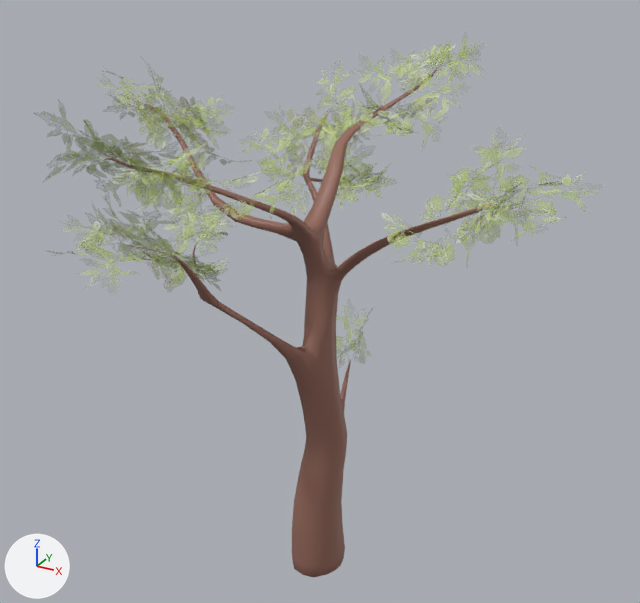
An edit to the FBX model Assets/Meshes/props/trees/pavilion_tree.fbx, drawn before and after from the same camera.
One viewpoint serves both versions: a 50 mm camera at (6.95, -8.49, 8.07) aimed at (2.35, -0.14, 3.9). Arrows for +X, +Y and +Z are at lower left; the lights stay in place. Where no turn or scale is listed for an object, it has been applied to the vertices.

Objects in the first picture: 'pavilion_tree'.
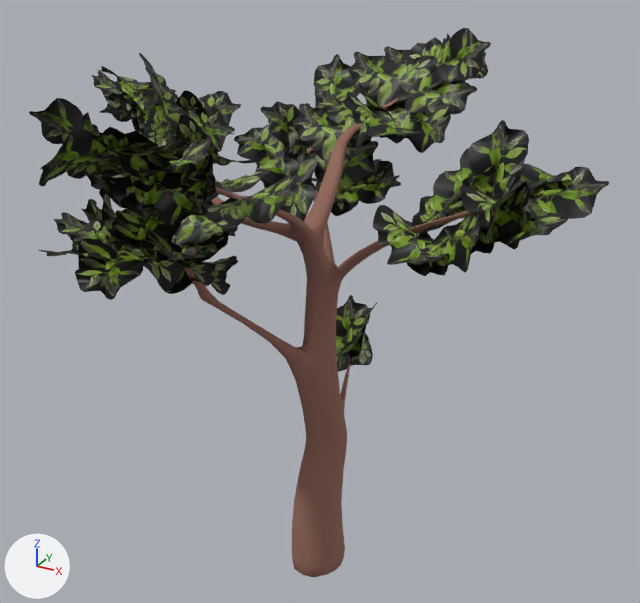
The newer file is also turned or shifted as a whole; pictures and numbers use the older file's frame.

Where the change shows, as pixel boxes (x1, y1, x2, y2) in the pictures (640 x 603 px):
```json
{"object": "pavilion_tree", "change": "surface changed", "before": [29, 28, 610, 508], "after": [29, 28, 610, 508]}
```

Scene script edits in JSON lines:
```json
{"op": "set", "path": "img_tree_2_png", "old": "load_image('tree 2.png', '../../../Textures/pavilion/tree/tree 2.png', 967, 1024, 'Non-Color')", "new": "load_image('tree 2.png', '../../../Textures/pavilion/tree/tree 2.png', 967, 1024, 'sRGB')"}
{"op": "remove", "block": "mat_tree_2", "code": "n3 = _N.new('ShaderNodeTexImage'); n3.name = 'Image Texture.001'"}
{"op": "remove", "block": "mat_tree_2", "code": "n3.image = img_tree_2_png"}
{"op": "remove", "block": "mat_tree_2", "code": "n3.extension = 'EXTEND'"}
{"block": "mat_tree_2", "where": "n0 = _N.new('ShaderNodeBsdfPrincipled'); n0.name = 'Principled BSDF'"}
{"op": "remove", "block": "mat_tree_2", "code": "_L.new(n3.outputs[0], n0.inputs[4])  # 'Color' to 'Alpha'"}
```
